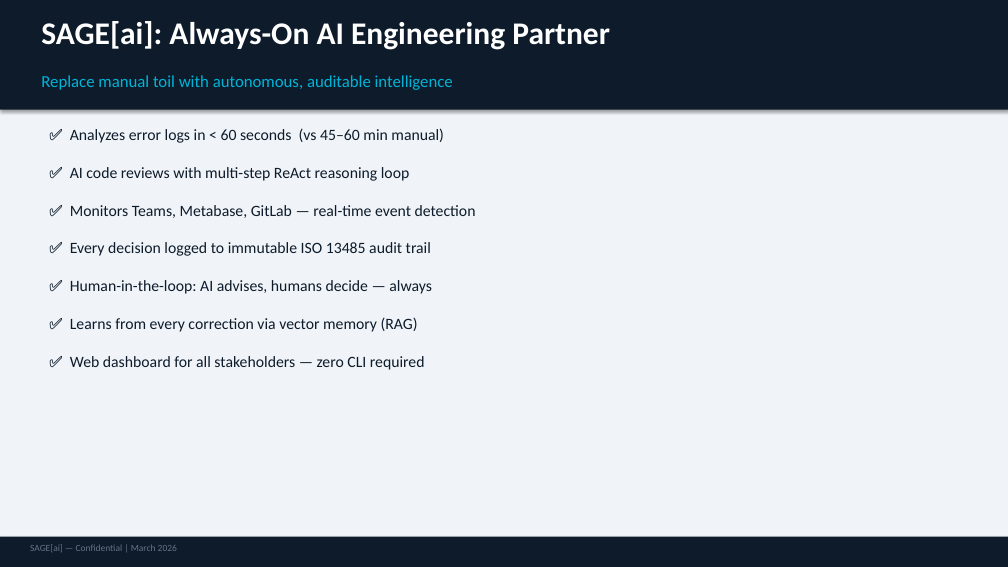
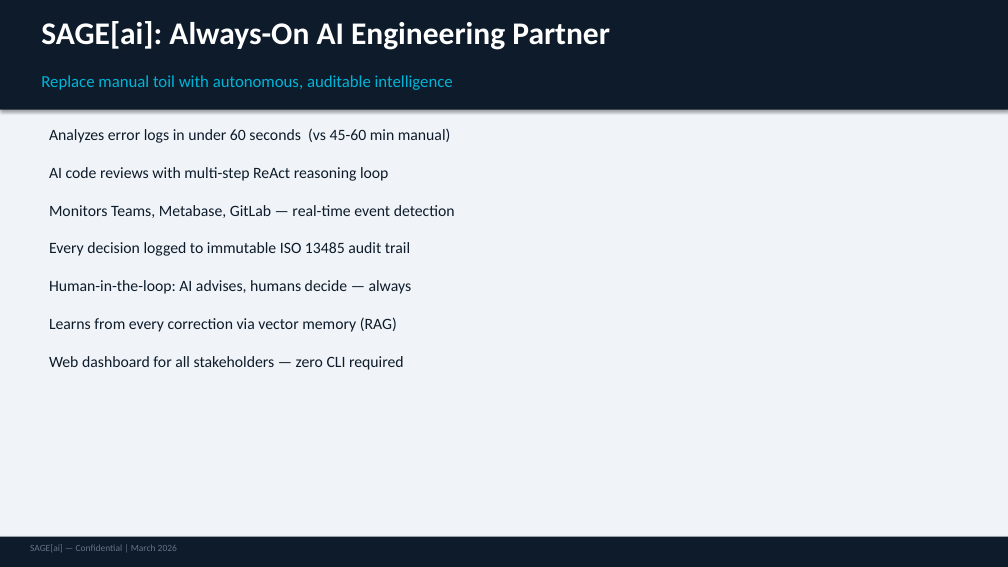
Before and after one commit to Sumanharapanahalli/SAGE, a slide deck: slide 3 of docs/SageAI_Business_Case.pptx. Drawn at 1008x567 pixels with LibreOffice and Linux fonts; fonts in the diff are those of the drawing. Boxes give left, top, right and bottom in pixels: in the first picture for what was removed or moved away, otherwise in the second. Text is boxed around its words. In the diff, an @@ line names an element or a change of style, - is before the commit and + after.

```diff
--- a/docs/SageAI_Business_Case.pptx
+++ b/docs/SageAI_Business_Case.pptx
@@ text at (x1=49, y1=128, x2=451, y2=143): text changed @@
-✅ Analyzes error logs in < 60 seconds (vs 45–60 min manual)
+Analyzes error logs in under 60 seconds (vs 45-60 min manual)
@@ text at (x1=49, y1=167, x2=388, y2=181): text changed @@
-✅ AI code reviews with multi-step ReAct reasoning loop
+AI code reviews with multi-step ReAct reasoning loop
@@ text at (x1=49, y1=205, x2=455, y2=218): text changed @@
-✅ Monitors Teams, Metabase, GitLab — real-time event detection
+Monitors Teams, Metabase, GitLab — real-time event detection
@@ text at (x1=49, y1=242, x2=410, y2=256): text changed @@
-✅ Every decision logged to immutable ISO 13485 audit trail
+Every decision logged to immutable ISO 13485 audit trail
@@ text at (x1=49, y1=280, x2=412, y2=294): text changed @@
-✅ Human-in-the-loop: AI advises, humans decide — always
+Human-in-the-loop: AI advises, humans decide — always
@@ text at (x1=49, y1=317, x2=397, y2=332): text changed @@
-✅ Learns from every correction via vector memory (RAG)
+Learns from every correction via vector memory (RAG)
@@ text at (x1=49, y1=356, x2=404, y2=370): text changed @@
-✅ Web dashboard for all stakeholders — zero CLI required
+Web dashboard for all stakeholders — zero CLI required
```
Also in this commit, not shown: 7 other slides changed, 3 other files.
